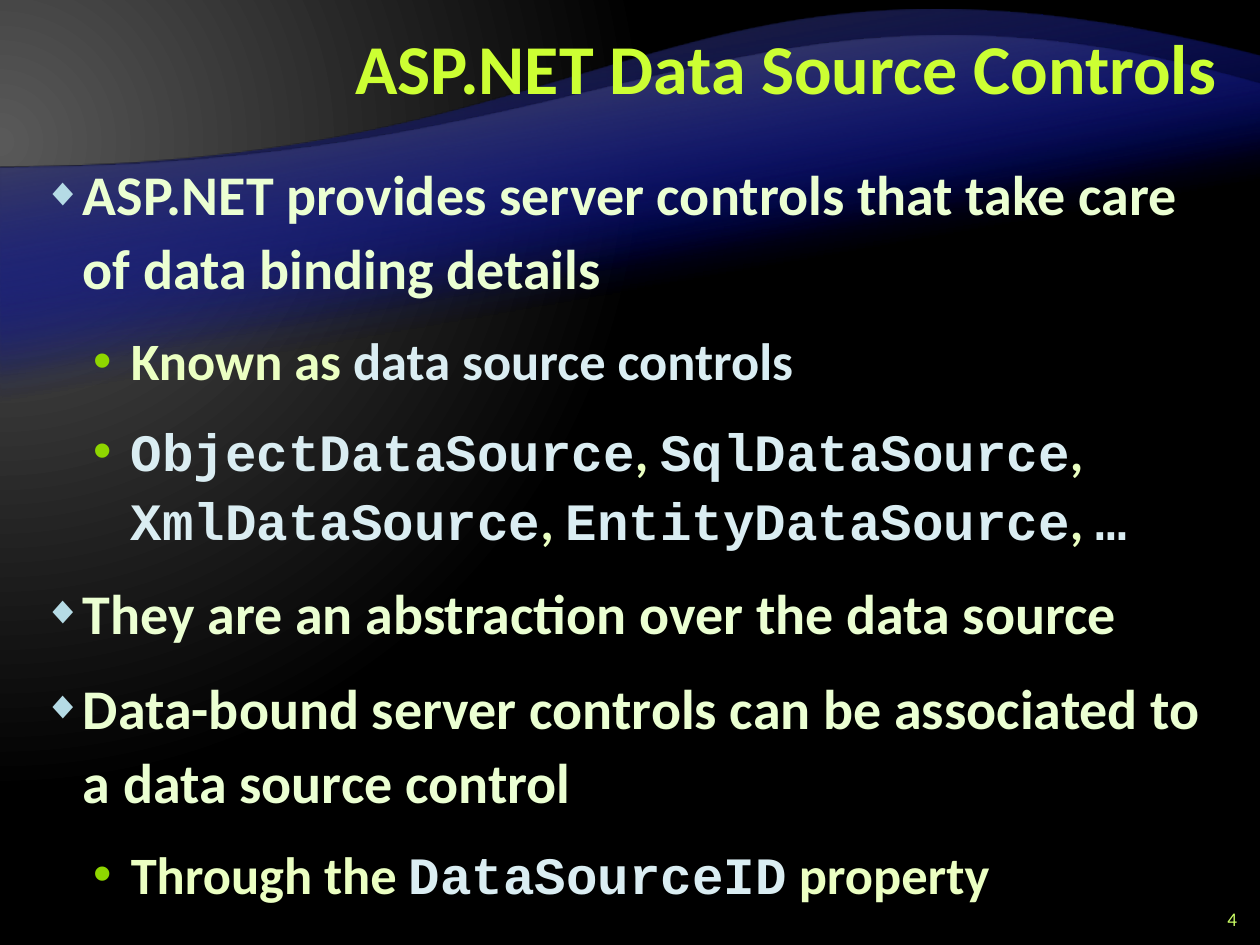
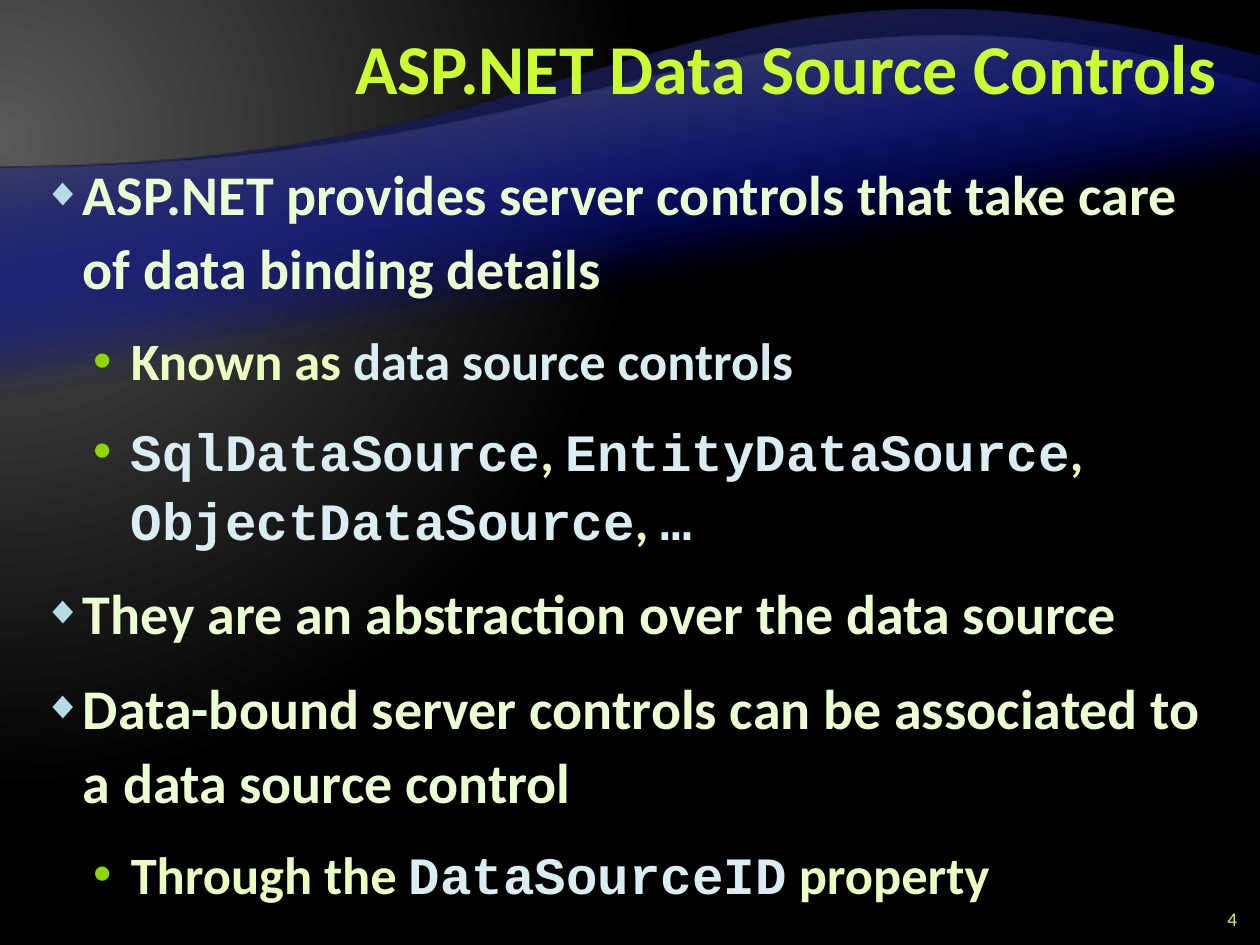
Before and after one commit to Graveheart/aspnetcourse, a slide deck: slide 4 of 2010/lectures/10. ASP.NET-and-Databases.pptx. Drawn at 1260x945 pixels with LibreOffice and Linux fonts; fonts in the diff are those of the drawing; background and template pictures are left out. Boxes give left, top, right and bottom in pixels: in the first picture for what was removed or moved away, otherwise in the second. Text is boxed around its words. In the diff, an @@ line names an element or a change of style, - is before the commit and + after.

```diff
--- a/2010/lectures/10. ASP.NET-and-Databases.pptx
+++ b/2010/lectures/10. ASP.NET-and-Databases.pptx
@@ text at box(131, 433, 1084, 551): text changed @@
-  • ObjectDataSource, SqlDataSource, XmlDataSource, EntityDataSource, …
+  • SqlDataSource, EntityDataSource, ObjectDataSource, …
```
Also in this commit, not shown: 9 other slides changed, 3 slides added, 3 slides removed.
